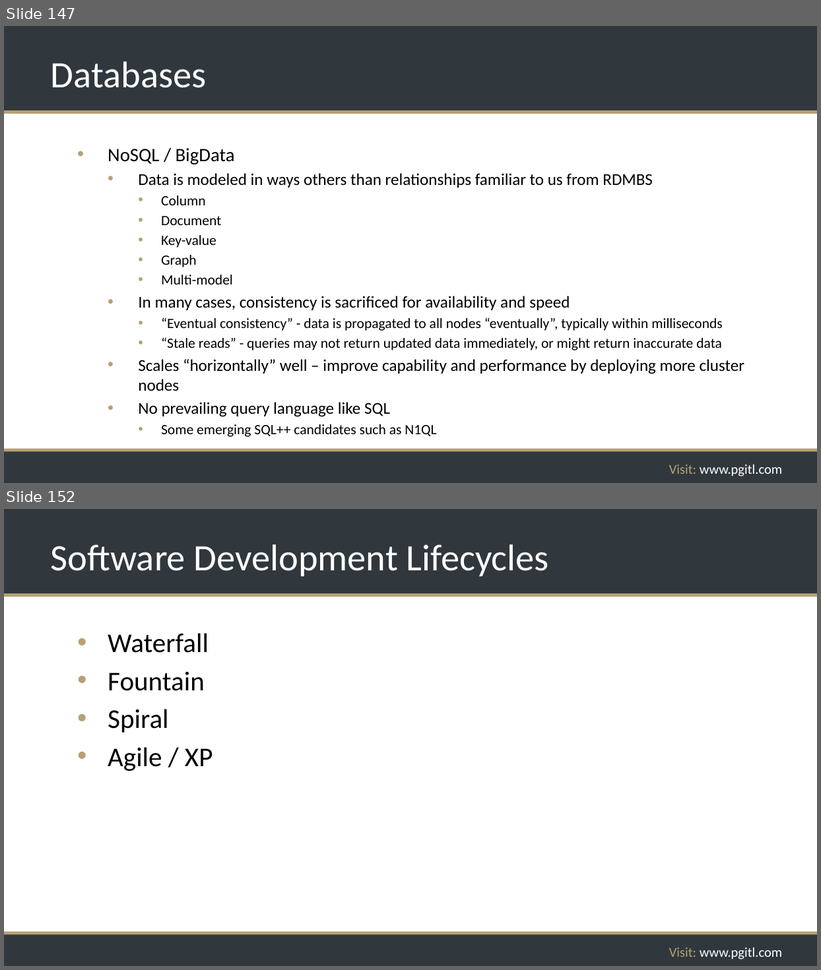
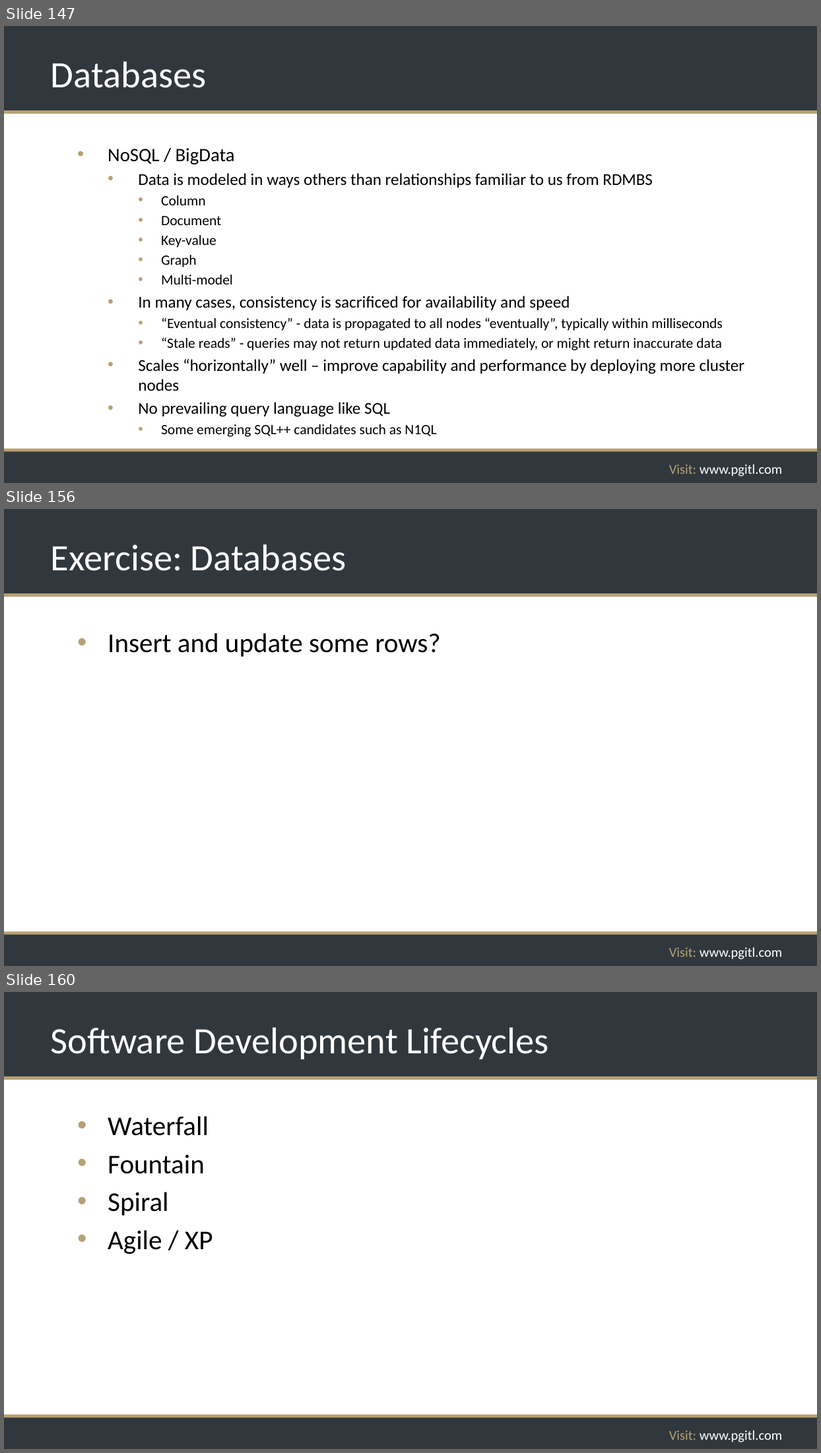
Before and after one commit to rikkouri/project-a, a slide deck: Programming Foundations.pptx. Shown one above the other, each under a label of ours: slides 147 and 152 before the commit, slides 147, 156 and 160 after it; the slides between them are not shown. The pictures are 821x970 and 821x1453 pixels, drawn with LibreOffice and Linux fonts; fonts in the diff are those of the drawing; background and template pictures are left out. Boxes give left, top, right and bottom in pixels: in the first picture for what was removed or moved away, otherwise in the second. Text is boxed around its words. In the diff, an @@ line names an element or a change of style, - is before the commit and + after.

Commit message:
Added more database slides

```diff
--- a/Programming Foundations.pptx
+++ b/Programming Foundations.pptx
@@ slide 156 added at [4,509,817,966], background #FFFFFF; not listed: 5 template elements that a slide beside it also shows @@
@@ title added at [51,544,346,571], 44 pt, text #FFFFFF @@
+Exercise: Databases
@@ text added at [108,633,440,657], 32 pt, text #000000 @@
+• Insert and update some rows?
@@ what was slide 152 is now slide 160 @@
```
Also in this commit, not shown: 4 slides changed, 7 other slides added, 1 other file.
